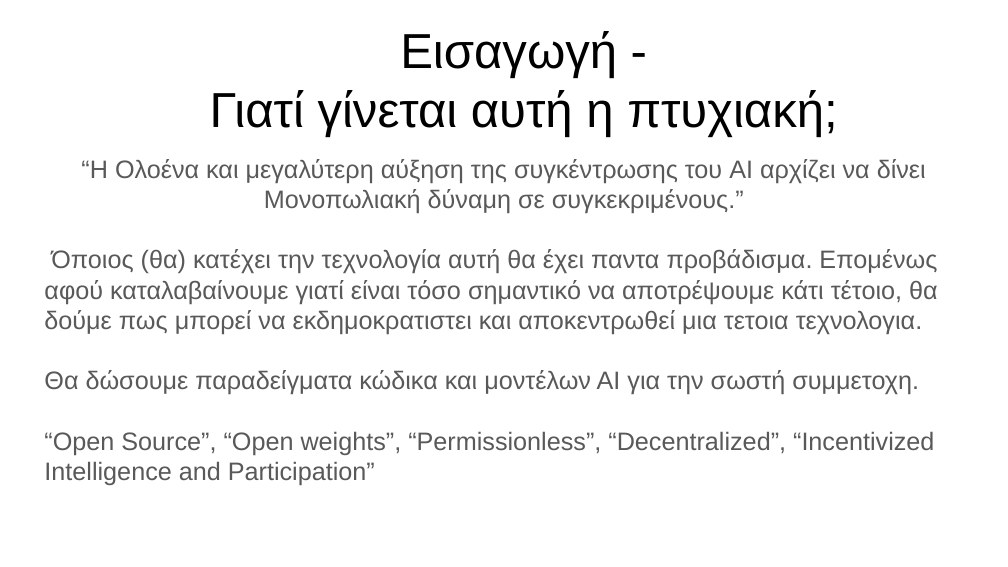
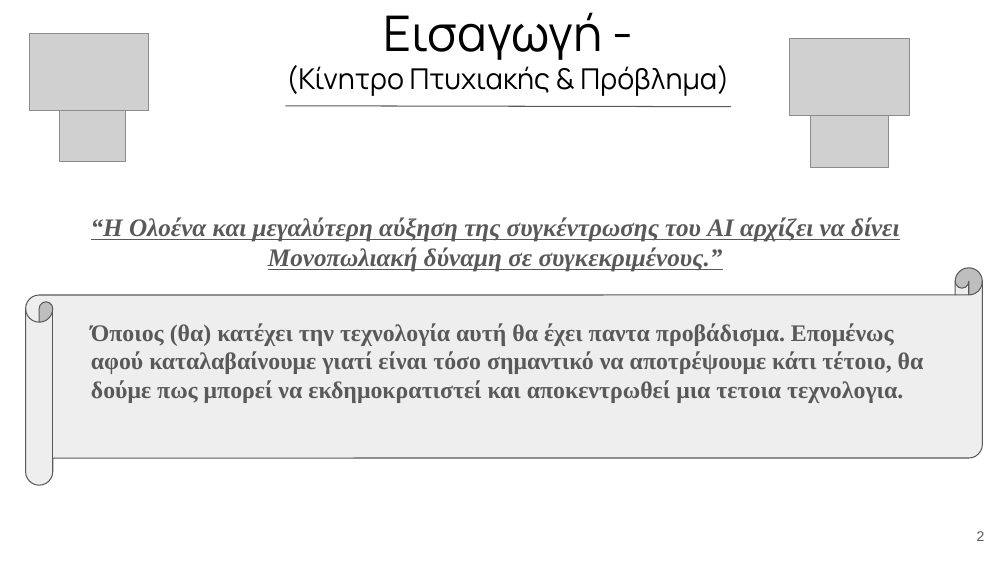
Before and after one commit to MwkosP/Mining-Intelligence, a slide deck: slide 2 of Thesis_Presentation_Panagiotis_Mokos.pptx. Drawn at 1008x567 pixels with LibreOffice and Linux fonts; fonts in the diff are those of the drawing; grey boxes stand for pictures. Boxes give left, top, right and bottom in pixels: in the first picture for what was removed or moved away, otherwise in the second. Text is boxed around its words. In the diff, an @@ line names an element or a change of style, - is before the commit and + after.

```diff
--- a/Thesis_Presentation_Panagiotis_Mokos.pptx
+++ b/Thesis_Presentation_Panagiotis_Mokos.pptx
@@ title added at bbox=[286, 12, 729, 96], 20.5 pt, text #000000 @@
+Εισαγωγή -
+(Κίνητρο Πτυχιακής & Πρόβλημα)
@@ picture added at bbox=[29, 33, 148, 111] @@
@@ title removed at bbox=[210, 31, 837, 137] @@
-Εισαγωγή -
-Γιατί γίνεται αυτή η πτυχιακή;
@@ picture added at bbox=[790, 38, 909, 116] @@
@@ picture added at bbox=[59, 96, 126, 162] @@
@@ line added from (285, 106) to (731, 107), #595959 0.75 pt @@
@@ picture added at bbox=[810, 90, 888, 167] @@
@@ subtitle "“Η Ολοένα και μεγαλύτερη αύξηση ...": place and size @@
-subtitle "“Η Ολοένα και μεγαλύτερη αύξηση ..." at bbox=[44, 159, 938, 485]
+subtitle "“Η Ολοένα και μεγαλύτερη αύξηση ..." at bbox=[91, 217, 899, 272]
@@ subtitle "“Η Ολοένα και μεγαλύτερη αύξηση ..." at bbox=[91, 217, 899, 272]: font Arial to Times New Roman, bold on, italic on, underline on @@
@@ horizontal scroll added at bbox=[25, 268, 982, 486], fill #EEEEEE, outline #595959 0.75 pt @@
@@ subtitle at bbox=[44, 249, 938, 485]: paragraphs removed @@
-Όποιος (θα) κατέχει την τεχνολογία αυτή θα έχει παντα προβάδισμα. Επομένως αφού καταλαβαίνουμε γιατί είναι τόσο σημαντικό να αποτρέψουμε κάτι τέτοιο, θα δούμε πως μπορεί να εκδημοκρατιστει και αποκεντρωθεί μια τετοια τεχνολογια.
-Θα δώσουμε παραδείγματα κώδικα και μοντέλων ΑΙ για την σωστή συμμετοχη.
-“Open Source”, “Open weights”, “Permissionless”, “Decentralized”, “Incentivized Intelligence and Participation”
@@ text added at bbox=[91, 323, 924, 403], 17 pt, text #595959, bold @@
+Όποιος (θα) κατέχει την τεχνολογία αυτή θα έχει παντα προβάδισμα. Επομένως αφού καταλαβαίνουμε γιατί είναι τόσο σημαντικό να αποτρέψουμε κάτι τέτοιο, θα δούμε πως μπορεί να εκδημοκρατιστεί και αποκεντρωθεί μια τετοια τεχνολογια.
@@ page number added at bbox=[977, 531, 985, 541], 10 pt, text #595959 @@
+2
```
Also in this commit, not shown: 10 other slides changed, 18 slides added, 25 slides removed.
